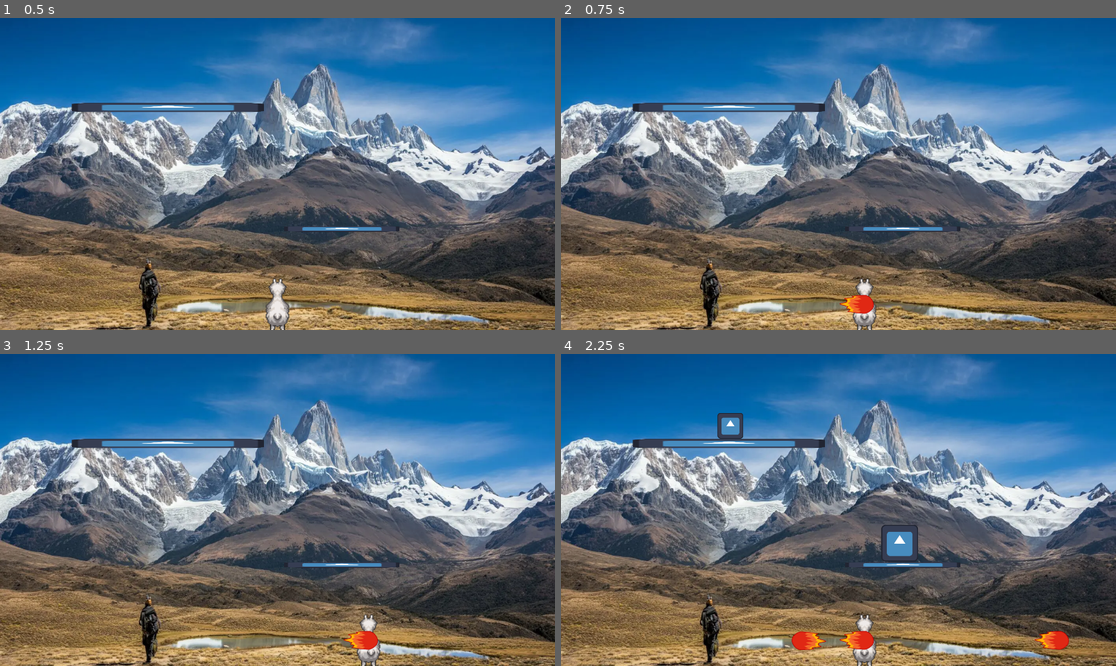
Above: before the commit, frames 1-4 (two rows, left to right).
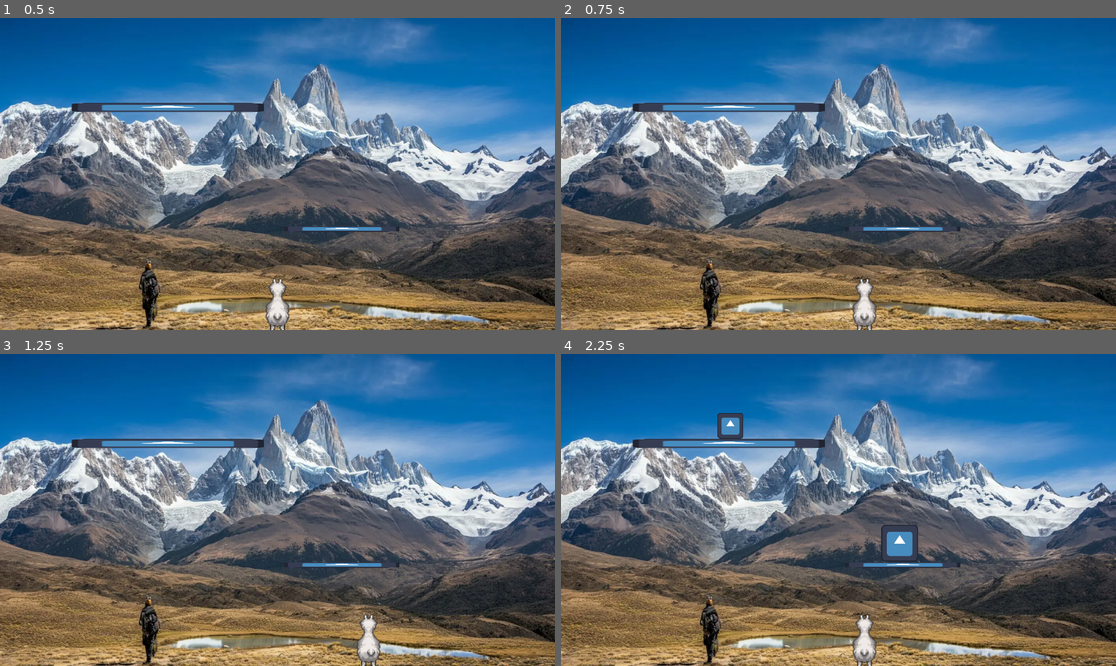
Above: after the commit, the same moments.

Repository: FabienSchmitt/Split
Game: Godot game, scene res://scenes/Tests/main_test.tscn
Two runs of this game, one before a commit and one after it. Both use one fixed random seed, a clock stepped at 60 frames per second and the inputs below. This scene is started directly instead of the project's main scene. The engine's default icon, where the game draws it, is replaced by a stand-in: a white triangle on a blue panel in a dark square.
Inputs:
- Up to frame 1 (0.5 s): no input
- Up to frame 2 (0.75 s): tap Enter at 0.5 s; hold D (p1_move_right) from 0.53 s (still down); tap Space (p1_shoot) at 0.6 s
- Up to frame 3 (1.25 s): keep holding D (p1_move_right)
- Up to frame 4 (2.25 s): release D (p1_move_right) at 1.28 s; hold A (p1_move_left) 1.28-2.03 s; tap Space (p1_shoot) at 1.35, 2.1 s; hold D (p1_move_right) from 2.03 s (still down)

Frame 1 is identical in both runs. In frame 2, 0.3% of the frame differs, in the area x 50-57%, y 88-95%; in frame 3, 0.3%; in frame 4, 0.8%, in the area x 41-92%, y 88-95%.

Commit message:
multiplayer works

Diff:
--- a/scenes/Tests/main_test.tscn
+++ b/scenes/Tests/main_test.tscn
@@ -20,6 +20,7 @@
 
 [node name="Player" parent="." unique_id=848951361 instance=ExtResource("2_6sny6")]
 position = Vector2(0, 462)
+is_multiplayer = true
 
 [node name="CanvasLayer" type="CanvasLayer" parent="." unique_id=543200367]
 
--- a/scripts/lama.gd
+++ b/scripts/lama.gd
@@ -2,10 +2,11 @@
 extends CharacterBody2D
 const SPEED = 450;
 
+@export var is_multiplayer := false
+
 @onready var ray_cast_2d_right: RayCast2D = $RayCast2D_Right
 @onready var ray_cast_2d_left: RayCast2D = $RayCast2D_Left
 @onready var animated_sprite_2d: AnimatedSprite2D = $AnimatedSprite2D
-@onready var is_multiplayer := false
 
 @export var spit_scene: PackedScene
 
--- a/scripts/player/multiplayer_handler.gd
+++ b/scripts/player/multiplayer_handler.gd
@@ -2,31 +2,37 @@
 extends RefCounted
 
 
-enum ACTIONS {SHOOT, MOVE, AIM, LOAD}
+enum ACTION {SHOOT, MOVE, AIM, LOAD}
+enum PLAYER {ONE, TWO}
 
 var _lama: Lama
 
-var  player_actions: Dictionary[ACTIONS, int] = {
-	ACTIONS.SHOOT:  1,
-	ACTIONS.MOVE: 1,
-	ACTIONS.AIM: 2,
-	ACTIONS.LOAD: 2
+var  player_actions: Dictionary[ACTION, PLAYER] = {
+	ACTION.SHOOT:  PLAYER.TWO,
+	ACTION.MOVE: PLAYER.ONE,
+	ACTION.AIM: PLAYER.TWO,
+	ACTION.LOAD: PLAYER.ONE
 }
 
 func _init(l: Lama) -> void:
 	_lama = l
 
-func handle_input() -> void :
-	print("single player handler")
-	if Input.is_action_just_pressed("p1_shoot") :
+func handle_inputs() -> void :
+	if Input.is_action_just_pressed("p1_shoot") && player_actions.get(ACTION.SHOOT) == PLAYER.ONE || \
+		Input.is_action_just_pressed("p2_shoot") && player_actions.get(ACTION.SHOOT) == PLAYER.TWO:
 		_lama.attack(compute_spit_direction())
 
-	_lama.current_direction = Input.get_axis("p1_move_left", "p1_move_right")
+	_lama.current_direction = Input.get_axis("p1_move_left", "p1_move_right") if  player_actions.get(ACTION.MOVE) == PLAYER.ONE else \
+		Input.get_axis("p2_move_left", "p2_move_right")
 
 func compute_spit_direction() -> Vector2:
-	var input_vector := Input.get_vector("p1_move_left", "p1_move_right", "p1_move_up", "p1_move_down")
+
+	var input_vector := Input.get_vector("p1_move_left", "p1_move_right", "p1_move_up", "p1_move_down") \
+		if  player_actions.get(ACTION.AIM) == PLAYER.ONE else \
+		 Input.get_vector("p2_move_left", "p2_move_right", "p2_move_up", "p2_move_down")
+
 	if input_vector == Vector2.ZERO:
-		input_vector = Vector2(_lama.player_facing_direction, 0)
+		input_vector = Vector2(_lama.lama_facing_direction, 0)
 	else:
 		input_vector = input_vector.normalized()
 	return input_vector
